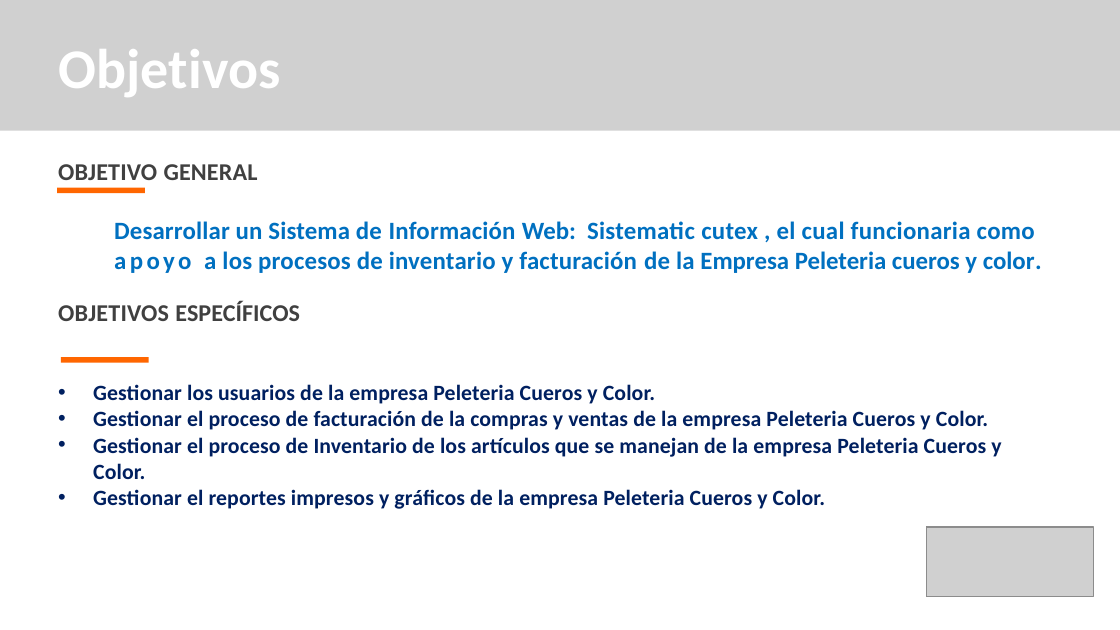
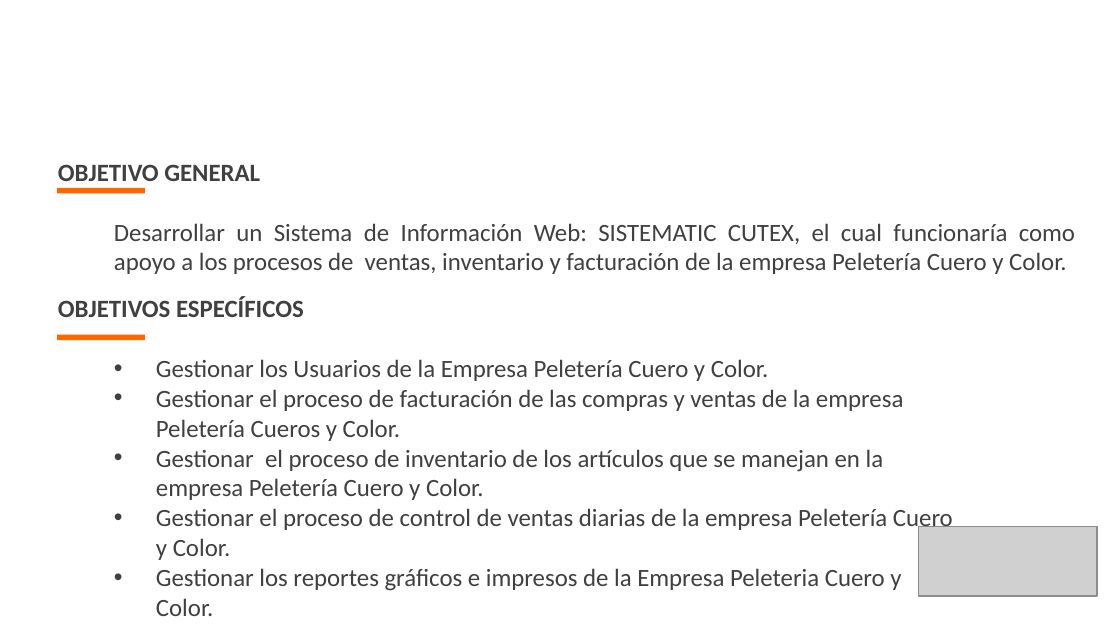
Before and after one commit to kamor31232/Proyecto_adsi, a slide deck: slide 8 of App/app_documentacion/1er_trimestre/1_proyecto/1_1_1_presentacion_proyecto.pptx (slide 11 before the commit). Drawn at 1120x630 pixels with LibreOffice and Linux fonts; fonts in the diff are those of the drawing; grey boxes stand for pictures; background and template pictures are left out. Boxes give left, top, right and bottom in pixels: in the first picture for what was removed or moved away, otherwise in the second. Text is boxed around its words. In the diff, an @@ line names an element or a change of style, - is before the commit and + after.

```diff
--- a/App/app_documentacion/1er_trimestre/1_proyecto/1_1_1_presentacion_proyecto.pptx
+++ b/App/app_documentacion/1er_trimestre/1_proyecto/1_1_1_presentacion_proyecto.pptx
@@ picture removed at [0, 0, 1120, 131] @@
@@ text added at [47, 30, 339, 110], 36 pt, text #FFFFFF, bold @@
+Objetivos
@@ title removed at [58, 49, 281, 97] @@
-Objetivos
@@ text at [58, 164, 1042, 273]: paragraphs removed @@
-OBJETIVO GENERAL
-Desarrollar un Sistema de Información Web: Sistematic cutex , el cual funcionaria como apoyo a los procesos de inventario y facturación de la Empresa Peleteria cueros y color.
@@ text added at [58, 164, 1075, 274], 16 pt, text #404040 @@
+OBJETIVO GENERAL
+  Desarrollar un Sistema de Información Web: SISTEMATIC CUTEX, el cual funcionaría como apoyo a los procesos de ventas, inventario y facturación de la empresa Peletería Cuero y Color.
@@ text "OBJETIVOS ESPECÍFICOS": place and size @@
-text "OBJETIVOS ESPECÍFICOS" at [58, 164, 1042, 509]
+text "OBJETIVOS ESPECÍFICOS" at [58, 297, 953, 616]
@@ text at [58, 297, 304, 317]: size 15.5 to 16 pt, letter spacing 0.1 to 0 pt in "OBJETIVOS ESPECÍFICOS"; indent changed @@
@@ rectangle added at [57, 335, 146, 340], fill #FF6600 @@
@@ freeform shape removed at [60, 357, 149, 363] @@
@@ text at [156, 359, 953, 616]: text changed; size 14 to 16 pt; text colour #002060 to #404040; bold off @@
-• Gestionar los usuarios de la empresa Peleteria Cueros y Color.
-• Gestionar el proceso de facturación de la compras y ventas de la empresa Peleteria Cueros y Color.
-• Gestionar el proceso de Inventario de los artículos que se manejan de la empresa Peleteria Cueros y Color.
-• Gestionar el reportes impresos y gráficos de la empresa Peleteria Cueros y Color.
+  • Gestionar los Usuarios de la Empresa Peletería Cuero y Color.
+  • Gestionar el proceso de facturación de las compras y ventas de la empresa Peletería Cueros y Color.
+  • Gestionar el proceso de inventario de los artículos que se manejan en la empresa Peletería Cuero y Color.
+  • Gestionar el proceso de control de ventas diarias de la empresa Peletería Cuero y Color.
+  • Gestionar los reportes gráficos e impresos de la Empresa Peleteria Cuero y Color.
@@ picture: place and size @@
-picture at [926, 526, 1093, 596]
+picture at [918, 526, 1098, 596]
@@ rectangle at [926, 528, 1088, 597]: outline #404040 0.72 pt to #404040 0.75 pt @@
```
Also in this commit, not shown: 3 other slides changed, 11 slides added, 17 slides removed, 3 other files.
